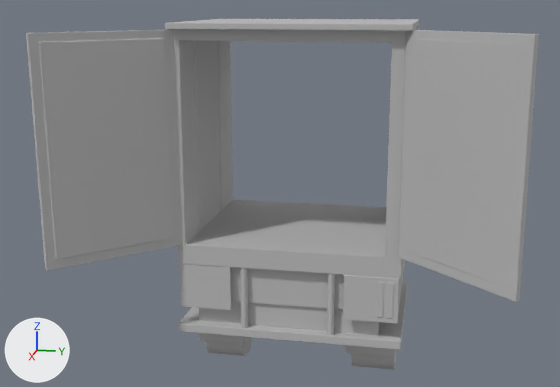
The glTF model public/LKW/lkw.glb as it was, and as the next commit left it.
The view is the same before and after, from a 50 mm camera at (236.0, 10.0, 127.3) aimed at (-12.6, -39.7, 65.2). The lights are fixed; the arrows at lower left show +X, +Y and +Z.

The first picture shows 'lkw'.
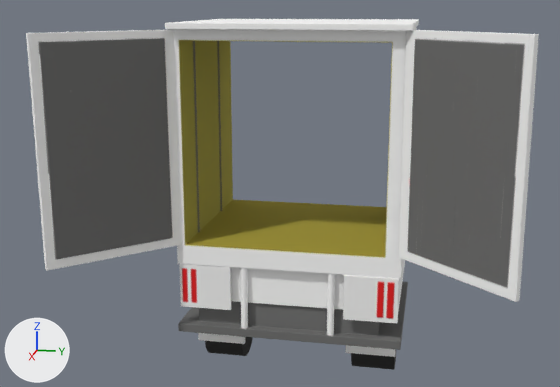
What the commit changed:
Picture '273037_23_05_16_10_48_57_0_color' (img_273037_23_05_16_10_48_57_0_color) is new.
Material '273037_23_05_16_10_48_57_0' (mat_273037_23_05_16_10_48_57_0) is new.
Its texture is img_273037_23_05_16_10_48_57_0_color.
Its roughness is 1.0.
me_lkw_mesh has 31995 vertices, 63998 faces and spans x -59.8..34.4, y -103.0..34.4, z 0.9..121.5.
me_lkw_mesh no longer uses material mat_lkw (grey #bcbcbc).
me_lkw_mesh now uses material mat_273037_23_05_16_10_48_57_0 (picture img_273037_23_05_16_10_48_57_0_color).

Where the change shows, as pixel boxes (x1, y1, x2, y2) in the pictures (560 x 387 px):
'lkw', recoloured: (26, 19, 539, 370) in both
